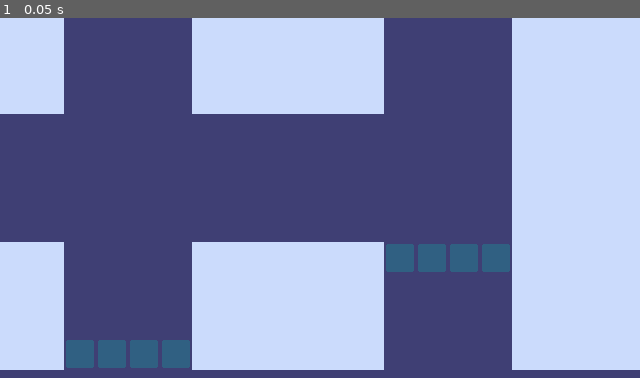
Above: before the commit, frame 1.
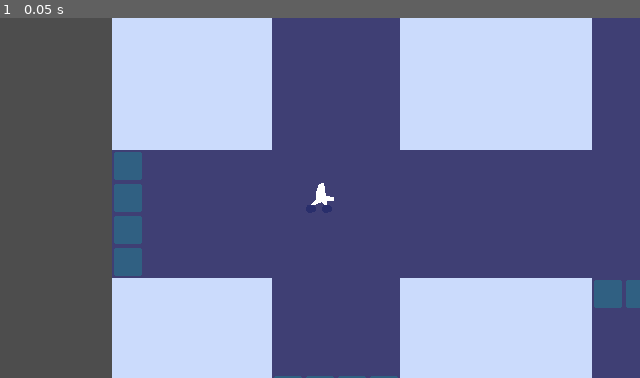
Above: after the commit, the same moment.

Repository: hawkstein/ludum-dare-59-signal
Game: Godot game, scene res://main.tscn
The game is run twice, just before and just after one commit, with the same random seed, the same clock (stepped at 60 frames per second) and the same inputs.
Inputs:
- Up to frame 1 (0.05 s): no input

The runs differ from the first frame. In frame 1, 65% of the frame differs, in the area x 0-100%, y 0-100%.

Commit message:
add player camera

Diff:
--- a/main.tscn
+++ b/main.tscn
@@ -1,6 +1,7 @@
 [gd_scene format=4 uid="uid://dchtrugqup6ef"]
 
 [ext_resource type="Texture2D" uid="uid://biquxa6irwrvo" path="res://world/tileset.png" id="1_ig7tw"]
+[ext_resource type="PackedScene" uid="uid://b42be3axcv1gi" path="res://player/player.tscn" id="2_0xm2m"]
 
 [sub_resource type="TileSetAtlasSource" id="TileSetAtlasSource_0xm2m"]
 texture = ExtResource("1_ig7tw")
@@ -21,3 +22,6 @@
 [node name="TileMapLayer" type="TileMapLayer" parent="." unique_id=1937504995]
 tile_map_data = PackedByteArray("AAAAAAEAAAAAAAAAAAAAAAAAAAAAAAAAAAAAAAIAAAAAAAAAAAAAAAMAAAABAAAAAAAAAAQAAAABAAAAAAAAAA …(5680 unchanged characters)…
 tile_set = SubResource("TileSet_h2yge")
+
+[node name="Player" parent="." unique_id=390508017 instance=ExtResource("2_0xm2m")]
+position = Vector2(112, 144)
--- a/player/player.tscn
+++ b/player/player.tscn
@@ -1,3 +1,25 @@
 [gd_scene format=3 uid="uid://b42be3axcv1gi"]
 
+[sub_resource type="RectangleShape2D" id="RectangleShape2D_kqu6x"]
+size = Vector2(32, 32)
+
 [node name="Player" type="CharacterBody2D" unique_id=390508017]
+
+[node name="CollisionShape2D" type="CollisionShape2D" parent="." unique_id=1514773918]
+shape = SubResource("RectangleShape2D_kqu6x")
+
+[node name="BikeShapes" type="Node2D" parent="." unique_id=1381430059]
+
+[node name="Polygon2D" type="Polygon2D" parent="BikeShapes" unique_id=121179325]
+polygon = PackedVector2Array(-4, -6, -1, -14, 4, -15, 6, -2, 14, -1, 14, 3, 7, 3, 8, 11, 2, 4, -12, 10, -4, 2)
+
+[node name="Wheel" type="Polygon2D" parent="BikeShapes" unique_id=287661379]
+color = Color(0.16467533, 0.18131101, 0.42049414, 1)
+polygon = PackedVector2Array(9, 7, 6, 7, 4, 7, 3, 8, 2, 11, 2, 12, 5, 15, 6, 15, 10, 14, 12, 13, 12, 11, 12, 9)
+
+[node name="Wheel2" type="Polygon2D" parent="BikeShapes" unique_id=855789616]
+position = Vector2(-16, 0)
+color = Color(0.16467533, 0.18131101, 0.42049414, 1)
+polygon = PackedVector2Array(9, 7, 6, 7, 4, 7, 3, 8, 2, 11, 2, 12, 5, 15, 6, 15, 10, 14, 12, 13, 12, 11, 12, 9)
+
+[node name="Camera2D" type="Camera2D" parent="." unique_id=63924835]
